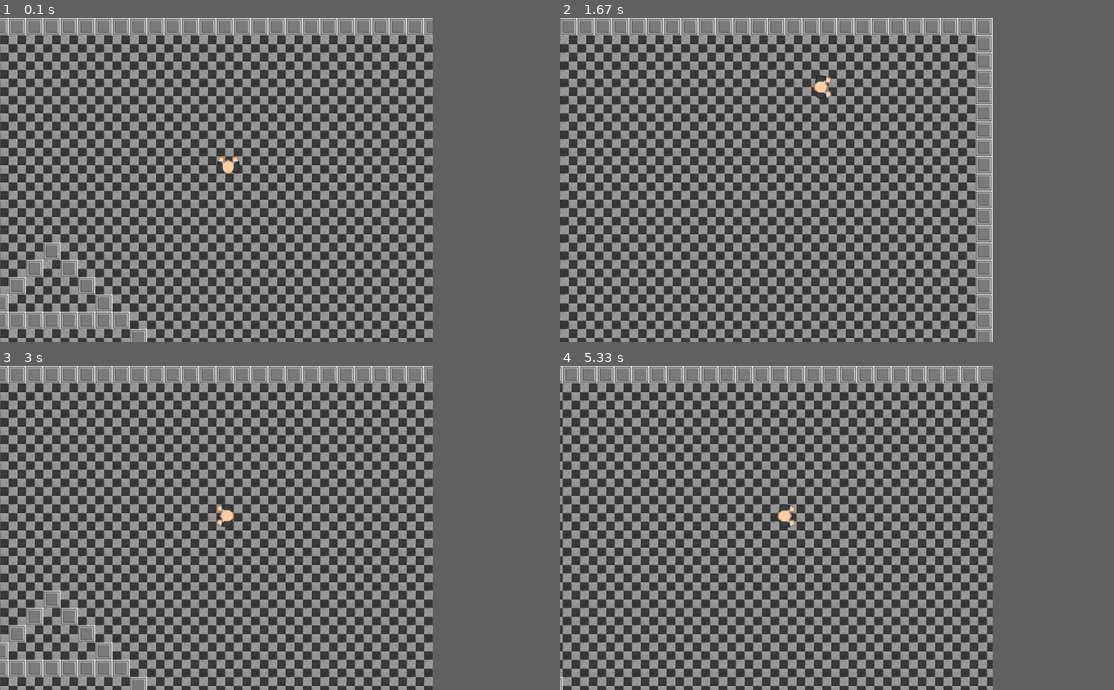
Above: before the commit, frames 1-4 (two rows, left to right).
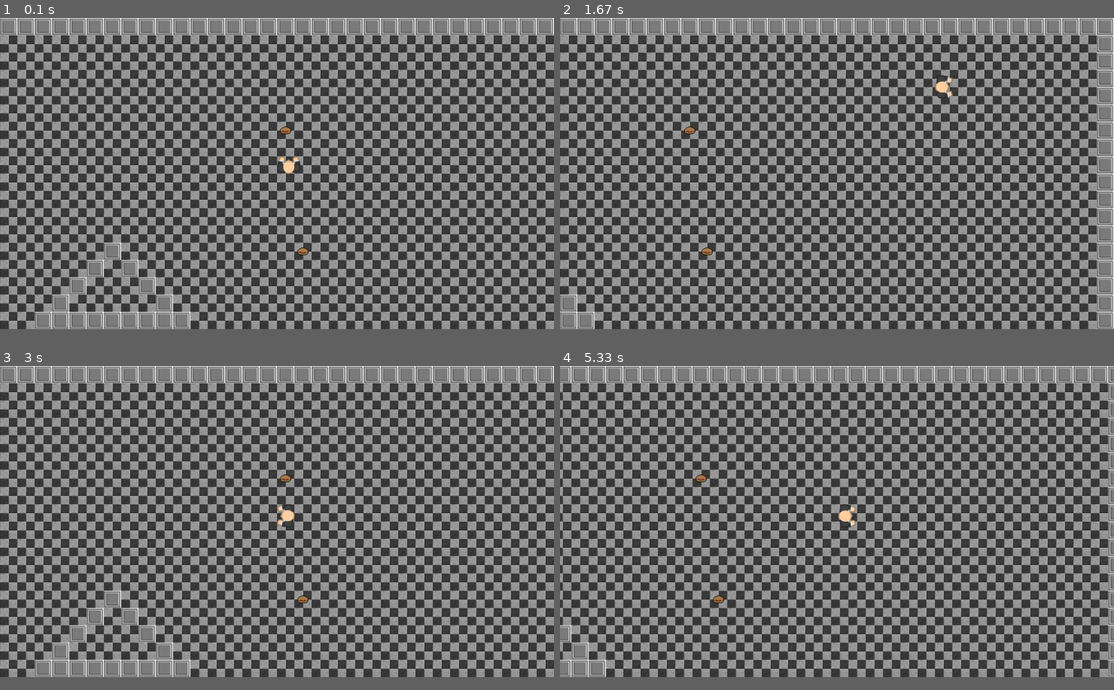
Above: after the commit, the same moments.

Repository: bly852/ICS3U1
Game: pygame game, started from (19.12.06) Culminating/game.py
Two runs of this game, one before a commit and one after it. Both use one fixed random seed, a clock stepped at 60 frames per second and the inputs below.
Inputs:
- Up to frame 1 (0.1 s): no input
- Up to frame 2 (1.67 s): hold D 0.33-0.8 s; hold W 0.83-1.13 s; hold D 1.17-1.63 s
- Up to frame 3 (3 s): hold A 1.67-2.2 s; hold S 2.23-2.53 s; hold A 2.57-2.97 s
- Up to frame 4 (5.33 s): hold W 3-3.37 s; hold D 3.4-4.03 s; hold S 4.07-4.43 s; hold A 4.47-4.93 s; hold D from 4.97 s (still down)
The window is 703x527 before the commit and 900x506 after it. Grey fills any space a smaller window leaves; there, only what the larger window draws over its background counts as a difference.

The runs differ from the first frame. In frame 1, 82% of the frame differs, in the area x 0-100%, y 0-100%; in frame 2, 18%; in frame 3, 82%; in frame 4, 83%.

Commit message:
Food randomly spawns

Diff:
--- a/(19.12.06) Culminating/game.py
+++ b/(19.12.06) Culminating/game.py
@@ -54,8 +54,8 @@
                 elif tile == "2":
                     Floor(self, col, row)
                     self.player = Player(self, col, row, 2)
-        for x in range(200):
-            Food(self, random.randint(1, 500), random.randint(1, 1000))
+        for x in range((self.map.tileWidth*self.map.tileHeight)//food_spawn_rate):
+            Food(self, random.randint(1, self.map.tileWidth-2), random.randint(1, self.map.tileHeight-2))
 
     def run(self):
         # game loop
--- a/(19.12.06) Culminating/settings.py
+++ b/(19.12.06) Culminating/settings.py
@@ -10,9 +10,9 @@
 lightgrey = (100, 100, 100)
 
 
-# game options (640 x 480 or 800 x 600 or 1024 x 767 or 1280 x 1024)
-width = 800
-height = 600
+# game options
+width = 1024
+height = 576
 fps = 240
 title = 'Food Wars'
 
@@ -28,3 +28,7 @@
 player_image = 'hitman1_hold.png'
 floor_image = 'marble_floor32x32.png'
 wall_image = 'mask_32x_0.png'
+
+
+# food settings
+food_spawn_rate = 150
Binary file changed: (19.12.06) Culminating/images/food/baconcheeseburger1.png
